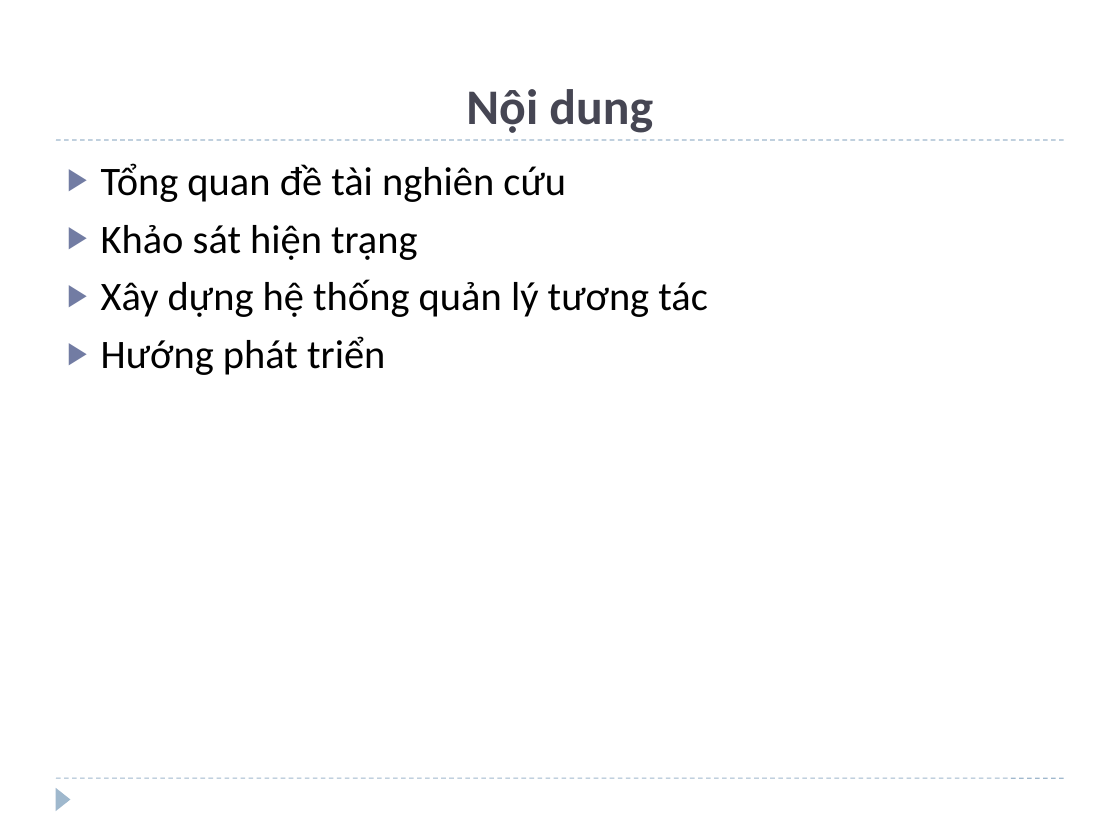
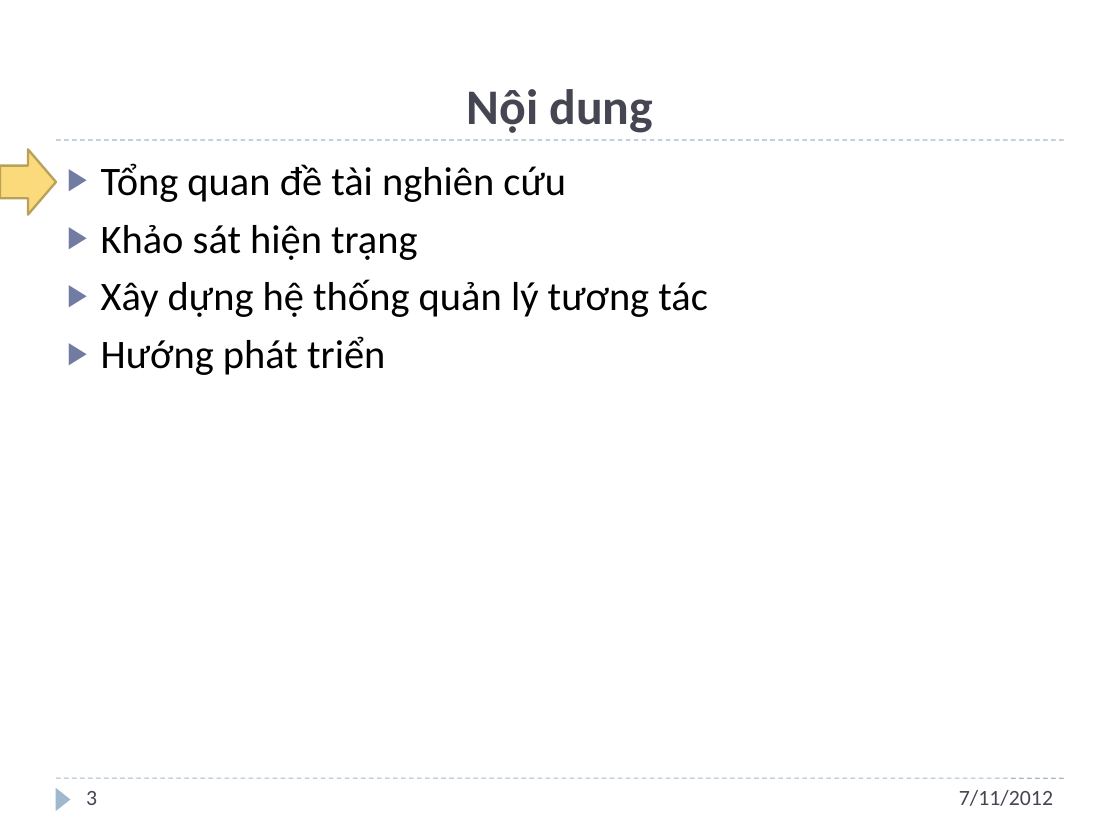
Before and after one commit to andungtra/he-thong-quan-ly-tuong-tac, a slide deck: slide 3 of Report/ppt/Presentation.pptx (slide 2 before the commit). Drawn at 1120x840 pixels with LibreOffice and Linux fonts; fonts in the diff are those of the drawing; background and template pictures are left out. Boxes give left, top, right and bottom in pixels: in the first picture for what was removed or moved away, otherwise in the second. Text is boxed around its words. In the diff, an @@ line names an element or a change of style, - is before the commit and + after.

```diff
--- a/Report/ppt/Presentation.pptx
+++ b/Report/ppt/Presentation.pptx
@@ right arrow added at [0,149,56,214], fill #FADA7A, outline #B9A15A 1.5 pt @@
@@ page number added at [86,791,97,805], 14 pt, text #464653 @@
+3
@@ text added at [959,790,1053,806], 14 pt, text #464653 @@
+7/11/2012
```
Also in this commit, not shown: 15 other slides changed, 17 slides added, 6 slides removed.
